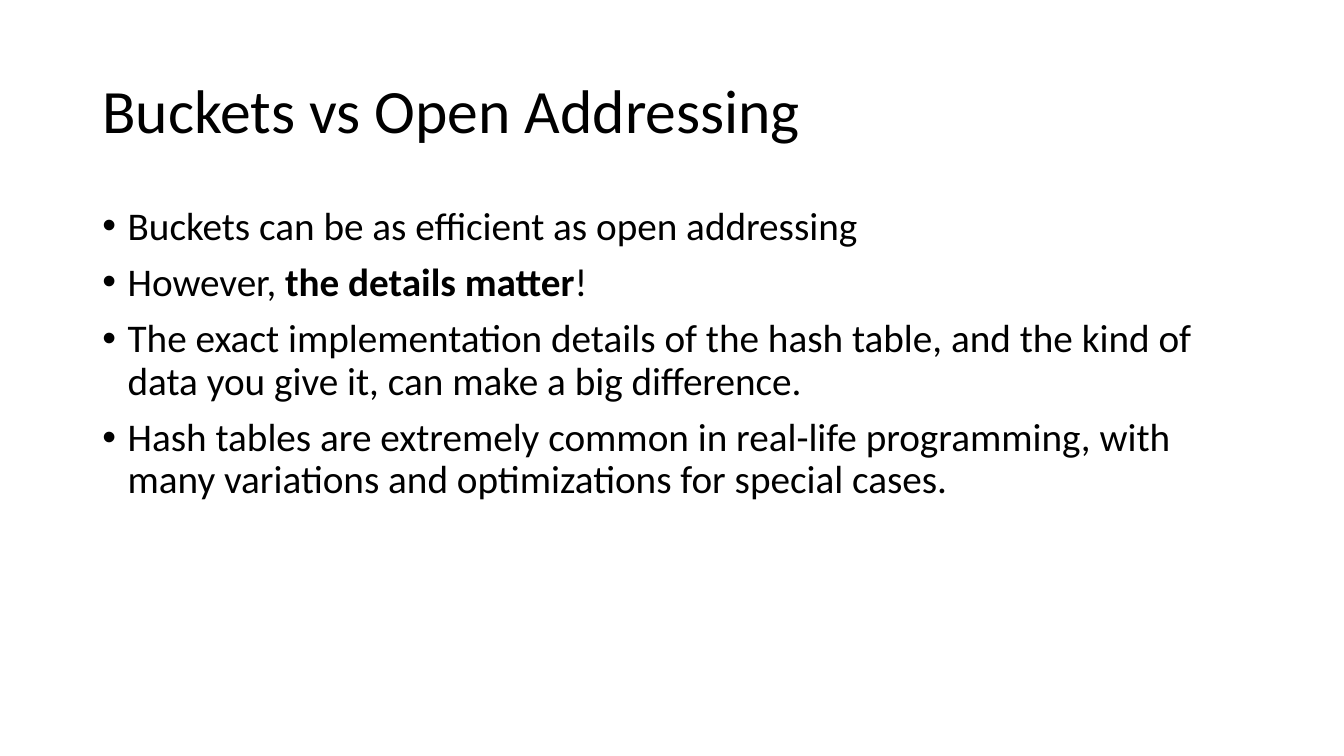
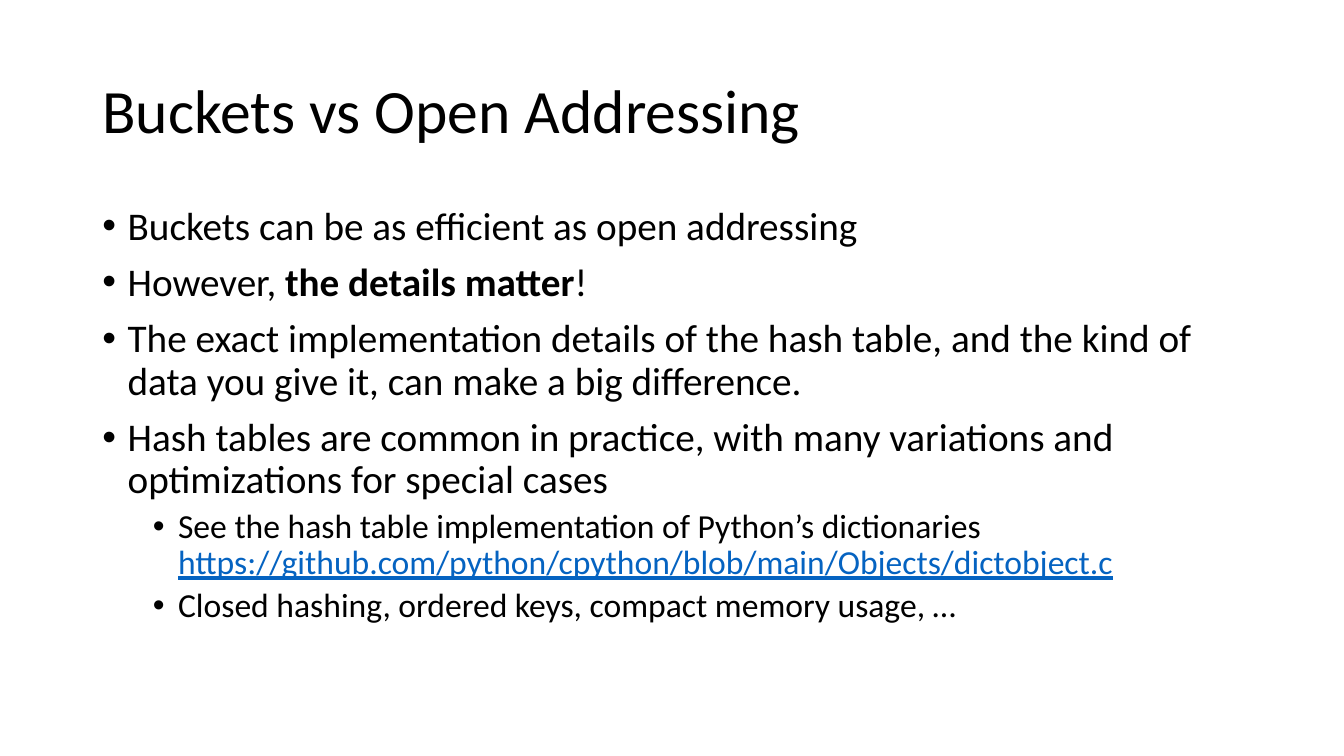
Before and after one commit to tjd1234/cmpt225summer2023, a slide deck: slide 31 of lecture_notes/week8/week8_maps_and_hashing.pptx (slide 30 before the commit). Drawn at 1344x756 pixels with LibreOffice and Linux fonts; fonts in the diff are those of the drawing. Boxes give left, top, right and bottom in pixels: in the first picture for what was removed or moved away, otherwise in the second. Text is boxed around its words. In the diff, an @@ line names an element or a change of style, - is before the commit and + after.

Commit message:
updated

```diff
--- a/lecture_notes/week8/week8_maps_and_hashing.pptx
+++ b/lecture_notes/week8/week8_maps_and_hashing.pptx
@@ text at [128,423,1113,623]: text changed; size 28 to 24 pt @@
-• Hash tables are extremely common in real-life programming, with many variations and optimizations for special cases.
+• Hash tables are common in practice, with many variations and optimizations for special cases
+  • See the hash table implementation of Python’s dictionaries https://github.com/python/cpython/blob/main/Objects/dictobject.c
+  • Closed hashing, ordered keys, compact memory usage, …
```
Also in this commit, not shown: 2 other slides changed, 1 slide added.
